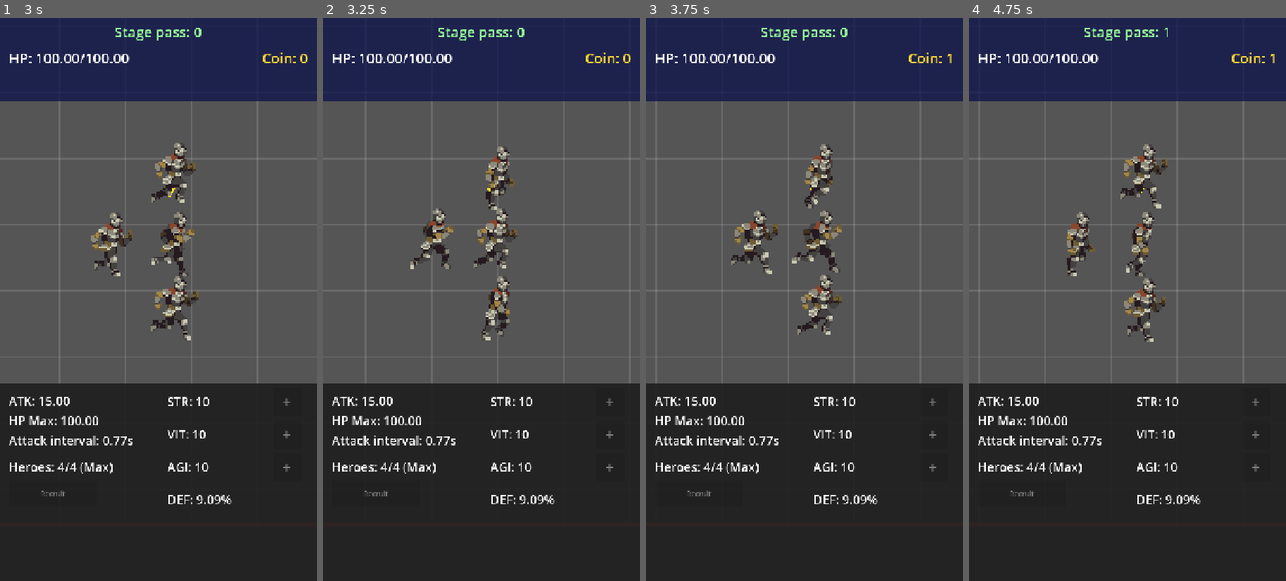
Above: before the commit, frames 1-4 (left to right).
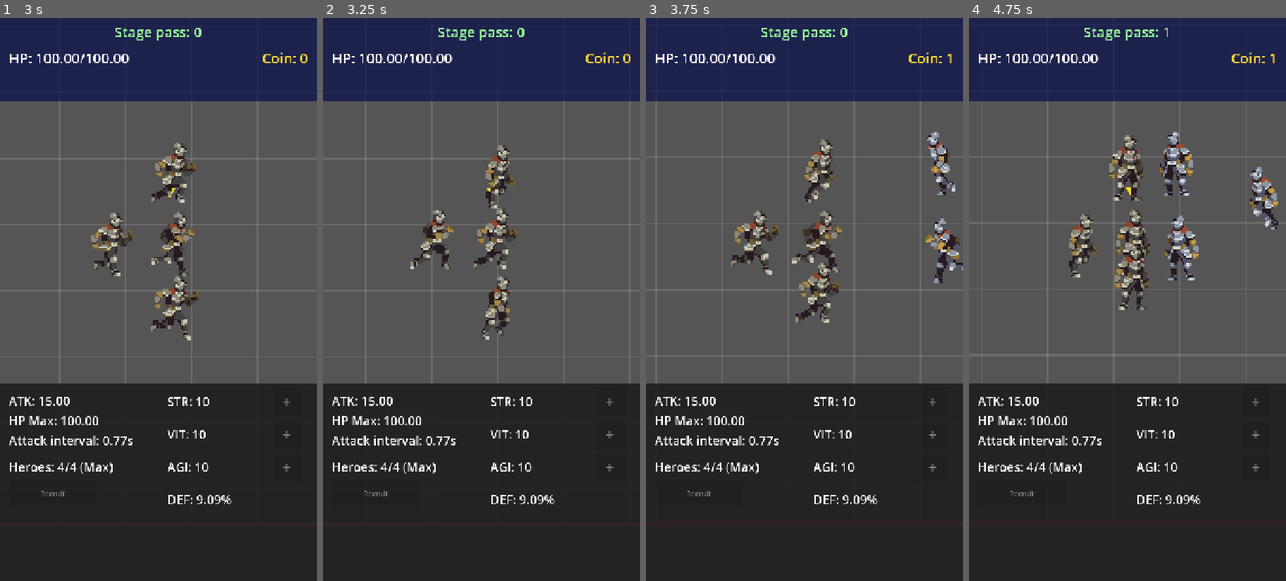
Above: after the commit, the same moments.

Repository: kernwaratjearadisak-bit/AI-GAME
Game: Godot game, scene res://Main.tscn
The game is run twice, just before and just after one commit, with the same random seed, the same clock (stepped at 60 frames per second) and the same inputs.
Inputs (mouse positions are in pixels of both pictures, inside the frame that each line leads up to):
- Up to frame 1 (3 s): click "Recruit" at 0.5 s; click "Recruit" at 1.25 s; click "Recruit" at 2 s; tap Enter at 2.75 s; move the mouse to (228, 271) at 2.77 s; tap B at 2.85 s; click (228, 271) at 2.92 s
- Up to frame 2 (3.25 s): no input
- Up to frame 3 (3.75 s): move the mouse to (741, 327) at 3.52 s; tap V at 3.6 s; click (741, 327) at 3.67 s
- Up to frame 4 (4.75 s): move the mouse to (1159, 175) at 4.27 s; tap B at 4.35 s; click (1159, 175) at 4.42 s

Frame 1 is identical in both runs. In frame 2, 0.4% of the frame differs, in the area x 27-61%, y 22-58%; in frame 3, 2.5%; in frame 4, 4.5%, in the area x 2-98%, y 20-61%.

Commit message:
Spawn enemies in groups of three
- Random spawn now picks 15-20 group centers (RANDOM_GROUP_COUNT_MIN/MAX)
  and places ENEMIES_PER_GROUP=3 around each, 45-60 enemies per stage
- Centers keep edge/hero/boss exclusions as hard rules and aim for 400px
  spacing, falling back to the farthest of 30 tries so it always ends
- Members form a jittered triangle within GROUP_SPREAD_RADIUS (>=119px
  apart); fixed enemy_spawn_points are treated as group centers
- Print group/enemy counts per stage

Co-Authored-By: Claude Opus 5.5 <noreply@anthropic.com>

Diff:
--- a/Main.gd
+++ b/Main.gd
@@ -3,9 +3,19 @@
 const ENEMY_SCENE := preload("res://Enemy.tscn")
 const BOSS_SCENE := preload("res://Boss.tscn")
 const WORLD_SCRIPT := preload("res://World.gd")
-const RANDOM_ENEMY_COUNT_MIN := 15
-const RANDOM_ENEMY_COUNT_MAX := 20
-# กันไม่ให้ Enemy เกิดชิดขอบโลก หรือเกิดทับจุดเริ่มของ Hero
+# Enemy เกิดเป็นกลุ่ม: สุ่มจำนวน "จุดศูนย์กลางกลุ่ม" แล้ววาง ENEMIES_PER_GROUP ตัวรอบแต่ละจุด → 45-60 ตัวต่อ stage
+const RANDOM_GROUP_COUNT_MIN := 15
+const RANDOM_GROUP_COUNT_MAX := 20
+const ENEMIES_PER_GROUP := 3
+# สมาชิกวางเป็นสามเหลี่ยมรอบศูนย์กลาง: รัศมีสุ่ม 70-100% ของ GROUP_SPREAD_RADIUS (84-120px) มุมสุ่มเลื่อน ±15°
+# กรณีใกล้กันสุด = มุมห่าง 90° รัศมี 84 ทั้งคู่ → 2 * 84 * sin(45°) ≈ 119px ≥ 90 (ลำตัวกว้าง 76) ไม่ยืนทับกัน
+const GROUP_SPREAD_RADIUS := 120.0
+const GROUP_SPREAD_MIN_RATIO := 0.7
+const GROUP_ANGLE_JITTER := PI / 12.0  # 15°
+# ศูนย์กลางกลุ่มห่างกันอย่างน้อยเท่านี้ — สุ่มครบ GROUP_PLACEMENT_ATTEMPTS ครั้งแล้วยังไม่ได้ ใช้จุดที่ห่างที่สุดที่เจอแทน
+const GROUP_MIN_SPACING := 400.0
+const GROUP_PLACEMENT_ATTEMPTS := 30
+# กันไม่ให้กลุ่ม Enemy เกิดชิดขอบโลก หรือเกิดทับจุดเริ่มของ Hero
 const WORLD_EDGE_MARGIN := 200.0
 const HERO_SAFE_RADIUS := 800.0
 # Boss อยู่สุด World ทางขวา กึ่งกลางแนวตั้ง — Enemy ปกติไม่เกิดในรัศมี BOSS_SAFE_RADIUS รอบ Boss
@@ -23,10 +33,10 @@
 const DEBUG_BOSS_KEYS := true
 const DEBUG_BOSS_NEAR_OFFSET := Vector2(500, 0)
 
-# ตำแหน่งเกิดของ Enemy ทั้งหมด (พิกัด World)
+# จุดศูนย์กลางกลุ่ม Enemy (พิกัด World) — แต่ละจุด spawn ENEMIES_PER_GROUP ตัวรอบๆ
 # ถ้าอยากกำหนดตำแหน่งตายตัว ให้ใส่ค่าลงใน array นี้ได้เลย เช่น
-#   Vector2(500, 300), Vector2(1200, 4800), ...
-# ถ้า array ว่าง จะสุ่มตำแหน่งกระจายทั่ว World ให้แทน และสุ่มใหม่ทุก stage
+#   Vector2(500, 300), Vector2(1200, 800), ...
+# ถ้า array ว่าง จะสุ่มจุดศูนย์กลางกระจายทั่ว World ให้แทน และสุ่มใหม่ทุก stage
 var enemy_spawn_points: Array[Vector2] = []
 var stage_pass_count := 0
 
@@ -52,11 +62,26 @@
 
 
 func _spawn_enemies() -> void:
-	for point in enemy_spawn_points:
-		var enemy := ENEMY_SCENE.instantiate()
-		enemy.setup(get_stage_multiplier())
-		enemy_container.add_child(enemy)
-		enemy.global_position = point
+	var enemy_count := 0
+	for center in enemy_spawn_points:
+		for point in _get_group_member_positions(center):
+			var enemy := ENEMY_SCENE.instantiate()
+			enemy.setup(get_stage_multiplier())
+			enemy_container.add_child(enemy)
+			enemy.global_position = point
+			enemy_count += 1
+	print("Stage %d: spawned %d groups, %d enemies" % [stage_pass_count + 1, enemy_spawn_points.size(), enemy_count])
+
+
+# สามเหลี่ยมรอบศูนย์กลาง หมุนสุ่มทั้งกลุ่ม + สุ่มเลื่อนแต่ละตัวเล็กน้อย (ดูระยะขั้นต่ำที่ GROUP_SPREAD_RADIUS)
+func _get_group_member_positions(center: Vector2) -> Array[Vector2]:
+	var positions: Array[Vector2] = []
+	var base_angle := randf() * TAU
+	for i in ENEMIES_PER_GROUP:
+		var angle := base_angle + i * TAU / ENEMIES_PER_GROUP + randf_range(-GROUP_ANGLE_JITTER, GROUP_ANGLE_JITTER)
+		var radius := GROUP_SPREAD_RADIUS * randf_range(GROUP_SPREAD_MIN_RATIO, 1.0)
+		positions.append(WORLD_SCRIPT.clamp_to_bounds(center + Vector2.from_angle(angle) * radius))
+	return positions
 
 
 func _spawn_boss() -> void:
@@ -73,23 +98,45 @@
 	return pow(STAGE_SCALING, current_stage - 1)
 
 
+# คืนจุดศูนย์กลางกลุ่ม — ระยะห่างระหว่างกลุ่มเป็นเงื่อนไขแบบ "พยายาม" (ไม่วนไม่จบ) ส่วนขอบโลก / Hero / Boss เป็นเงื่อนไขบังคับ
 func _generate_random_spawn_points() -> Array[Vector2]:
 	var leader := get_tree().get_first_node_in_group("party_leader")
 	var hero_start: Vector2 = leader.global_position if leader else Vector2(-INF, -INF)
-	var count := randi_range(RANDOM_ENEMY_COUNT_MIN, RANDOM_ENEMY_COUNT_MAX)
+	var count := randi_range(RANDOM_GROUP_COUNT_MIN, RANDOM_GROUP_COUNT_MAX)
 
-	var points: Array[Vector2] = []
-	while points.size() < count:
+	var centers: Array[Vector2] = []
+	for _i in count:
+		var best_point := Vector2.ZERO
+		var best_gap := -1.0
+		for _attempt in GROUP_PLACEMENT_ATTEMPTS:
+			var point := _random_group_center(hero_start)
+			var gap := _distance_to_nearest(point, centers)
+			if gap > best_gap:
+				best_gap = gap
+				best_point = point
+			if gap >= GROUP_MIN_SPACING:
+				break
+		centers.append(best_point)
+	return centers
+
+
+# สุ่มจนได้จุดที่ผ่านเงื่อนไขบังคับ — พื้นที่ที่ผ่านกว้างมาก (World 14400x1280 ตัดแค่วงกลม 2 วง) จึงเจอเร็ว
+func _random_group_center(hero_start: Vector2) -> Vector2:
+	while true:
 		var point := Vector2(
 			randf_range(WORLD_EDGE_MARGIN, WORLD_SCRIPT.SIZE.x - WORLD_EDGE_MARGIN),
 			randf_range(WORLD_EDGE_MARGIN, WORLD_SCRIPT.SIZE.y - WORLD_EDGE_MARGIN)
 		)
-		if point.distance_to(hero_start) < HERO_SAFE_RADIUS:
-			continue
-		if point.distance_to(BOSS_SPAWN_POSITION) < BOSS_SAFE_RADIUS:
-			continue
-		points.append(point)
-	return points
+		if point.distance_to(hero_start) >= HERO_SAFE_RADIUS and point.distance_to(BOSS_SPAWN_POSITION) >= BOSS_SAFE_RADIUS:
+			return point
+	return Vector2.ZERO
+
+
+func _distance_to_nearest(point: Vector2, others: Array[Vector2]) -> float:
+	var nearest := INF
+	for other in others:
+		nearest = minf(nearest, point.distance_to(other))
+	return nearest
 
 
 func _on_boss_defeated() -> void:
